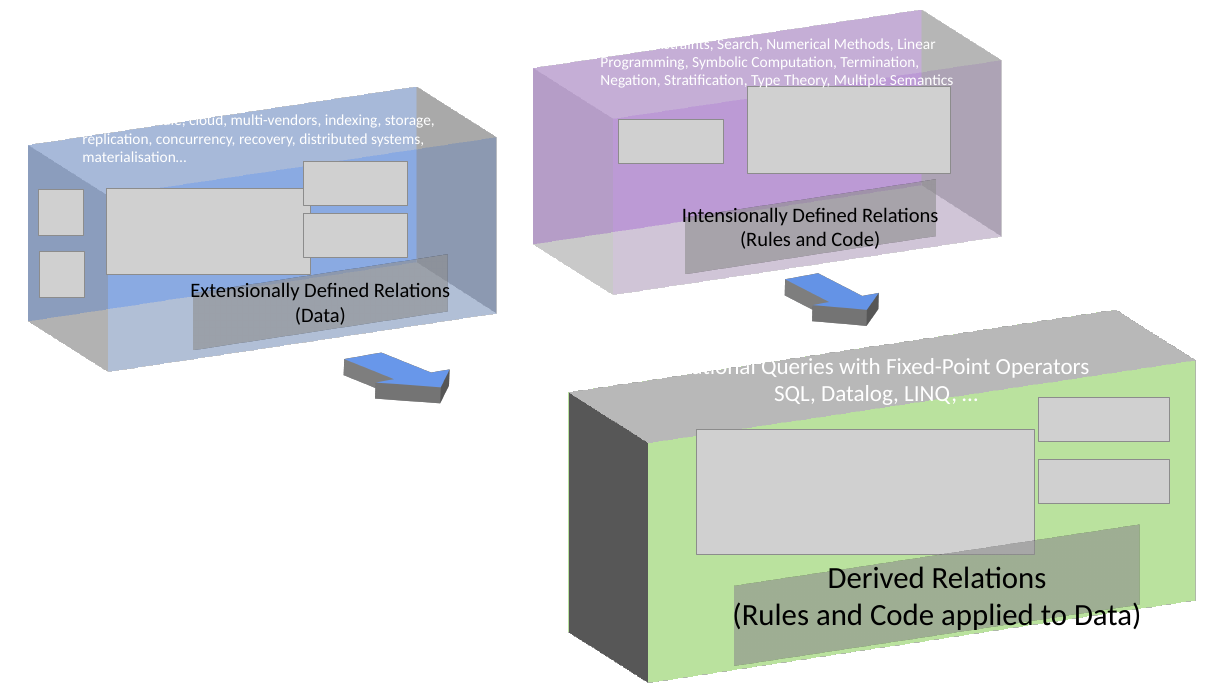
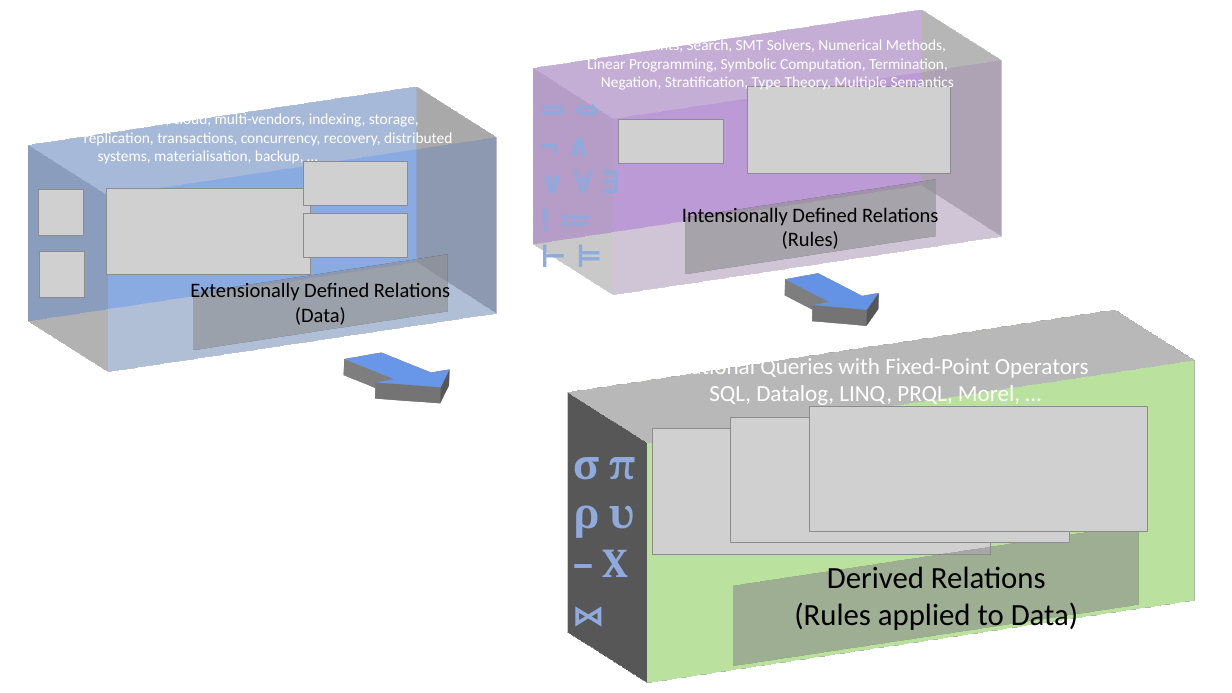
Before and after one commit to DavidPratten/jetisu, a slide deck: slide 5 of images/src/jetisu diagrams.pptx. Drawn at 1232x693 pixels with LibreOffice and Linux fonts; fonts in the diff are those of the drawing; grey boxes stand for pictures. Boxes give left, top, right and bottom in pixels: in the first picture for what was removed or moved away, otherwise in the second. Text is boxed around its words. In the diff, an @@ line names an element or a change of style, - is before the commit and + after.

```diff
--- a/images/src/jetisu diagrams.pptx
+++ b/images/src/jetisu diagrams.pptx
@@ text at [587,37,954,92]: text changed @@
-Logic, Constraints, Search, Numerical Methods, Linear Programming, Symbolic Computation, Termination, Negation, Stratification, Type Theory, Multiple Semantics
+Logic, Constraints, Search, SMT Solvers, Numerical Methods,
+Linear Programming, Symbolic Computation, Termination,
+Negation, Stratification, Type Theory, Multiple Semantics
@@ text added at [531,85,633,318], 24 pt, text #8FAADC, bold @@
+⇒ ⇔ ¬ ∧ ∨ ∀ ∃ ! ≔ ⊢ ⊨
@@ text at [66,110,452,166]: text changed @@
-Hardware, scale, cloud, multi-vendors, indexing, storage, replication, concurrency, recovery, distributed systems, materialisation…
+Hardware, scale, cloud, multi-vendors, indexing, storage,
+replication, transactions, concurrency, recovery, distributed
+systems, materialisation, backup, …
@@ text in rectangle at [682,205,938,252]: text changed @@
-Intensionally Defined Relations
-(Rules and Code)
+Intensionally Defined Relations
+(Rules)
@@ text at [709,382,1020,408]: text changed @@
-SQL, Datalog, LINQ, …
+SQL, Datalog, LINQ, PRQL, Morel, …
@@ picture: place and size @@
-picture at [1039,398,1170,443]
+picture at [731,418,1069,543]
@@ picture: place and size @@
-picture at [1039,459,1170,504]
+picture at [810,407,1148,532]
@@ picture: place and size @@
-picture at [697,430,1035,555]
+picture at [653,429,991,555]
@@ text added at [602,549,627,577], 32 pt, text #8FAADC, bold @@
+σ π
+ρ υ
+– X
+⋈
@@ text in rectangle at [794,562,1078,633]: text changed @@
-Derived Relations
-(Rules and Code applied to Data)
+Derived Relations
+(Rules applied to Data)
```
Also in this commit, not shown: 3 other files.
